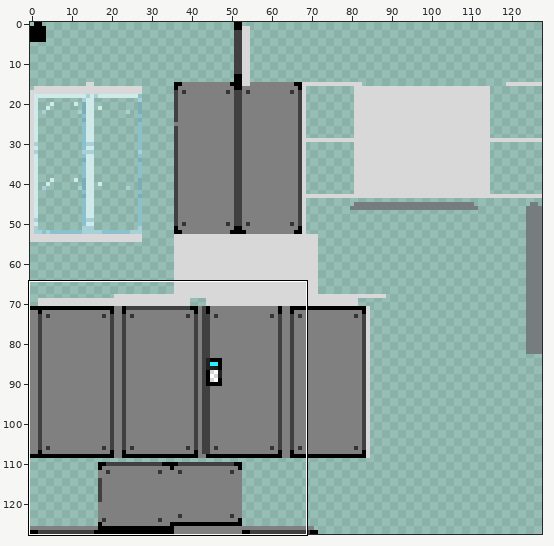
Two states of a sprite sheet, src/main/resources/assets/machine.png. Above: a wide view before the commit, with the close-up outlined.
Close-up. Before the edit:
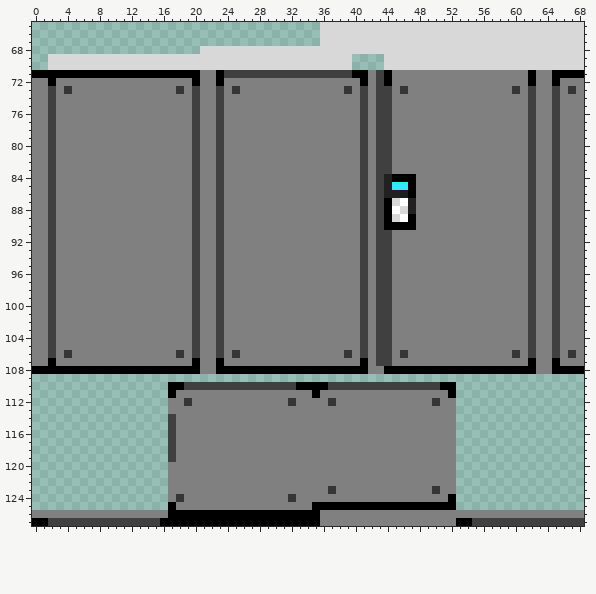
The file is 128x128 pixels. Colours within 5 levels of each other are drawn and written as one. Shown: x 0..68, y 65..127. The commit also changed other parts of the picture, which this record leaves out.
Now the later version:
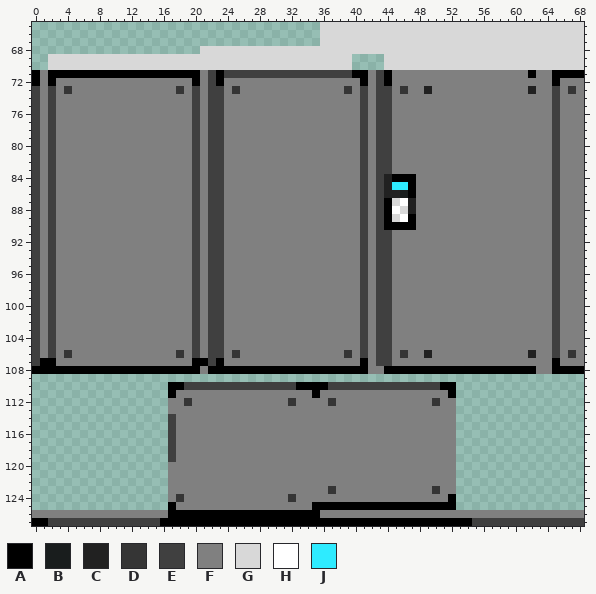
Palette (. is transparent): A #000000  B #191d1d  C #212121  D #353535  E #404040  F #808080  G #d8d8d8  H #ffffff  J #2eebff
From old to new:
Changed rows in their new state; - is an unchanged pixel.
first column x 0:
 71 -F--------------------E----------------------------------------
 72 A---------------------E---------------------------------------F
 73 E---------------------E--------------------------C----------F-C
 74 E---------------------E---------------------------------------F
 75 E---------------------E---------------------------------------F
 76 E---------------------E---------------------------------------F
 77 E---------------------E---------------------------------------F
 78 E---------------------E---------------------------------------F
 79 E---------------------E---------------------------------------F
 80 E---------------------E---------------------------------------F
 81 E---------------------E---------------------------------------F
 82 E---------------------E---------------------------------------F
 83 E---------------------E---------------------------------------F
 84 E---------------------E---------------------------------------F
 85 E---------------------E---------------------------------------F
 86 E---------------------E---------------------------------------F
 87 E---------------------E---------------------------------------F
 88 E---------------------E---------------------------------------F
 89 E---------------------E---------------------------------------F
 90 E---------------------E---------------------------------------F
 91 E---------------------E---------------------------------------F
 92 E---------------------E---------------------------------------F
 93 E---------------------E---------------------------------------F
 94 E---------------------E---------------------------------------F
 95 E---------------------E---------------------------------------F
 96 E---------------------E---------------------------------------F
 97 E---------------------E---------------------------------------F
 98 E---------------------E---------------------------------------F
 99 E---------------------E---------------------------------------F
100 E---------------------E---------------------------------------F
101 E---------------------E---------------------------------------F
102 E---------------------E---------------------------------------F
103 E---------------------E---------------------------------------F
104 E---------------------E---------------------------------------F
105 E---------------------E---------------------------------------F
106 E---------------------E--------------------------C----------F-C
107 EA-------------------AE---------------------------------------F
108 ----------------------A----------------------------------------
first column x 36:
127 AAAAAAAAAAAAAAAAA
Boxes around the changes in both close-ups, in picture pixels (x1, y1, x2, y2):
changed: (32, 70, 48, 366)
changed: (200, 70, 216, 374)
changed: (512, 78, 536, 366)
changed: (424, 86, 432, 94)
changed: (424, 350, 432, 358)
changed: (320, 518, 456, 526)
